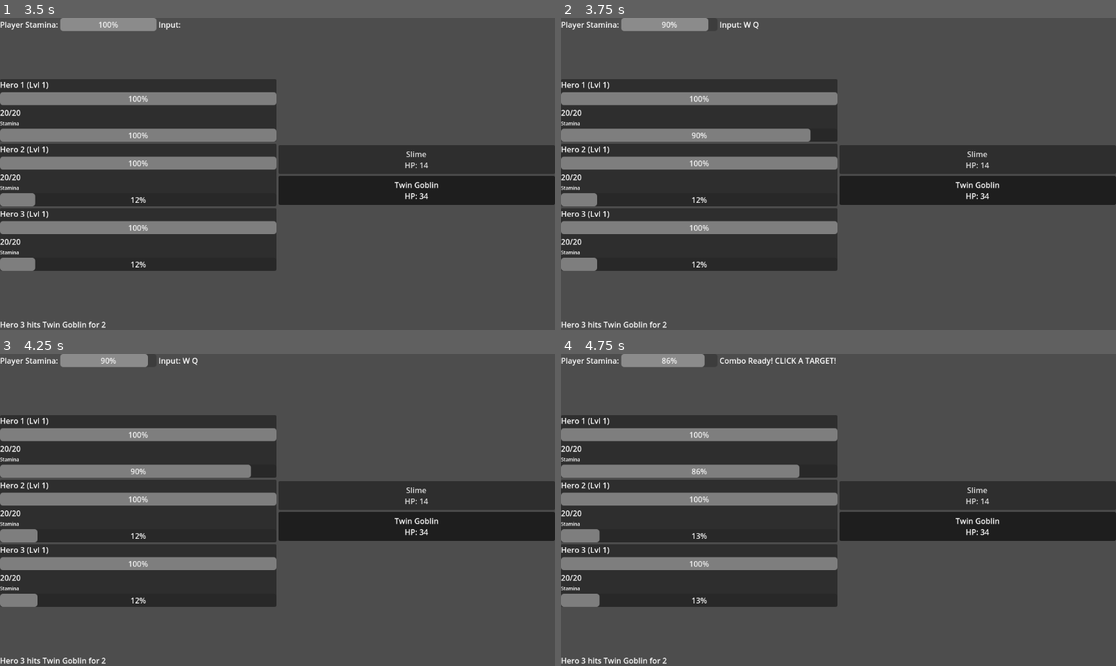
Above: before the commit, frames 1-4 (two rows, left to right).
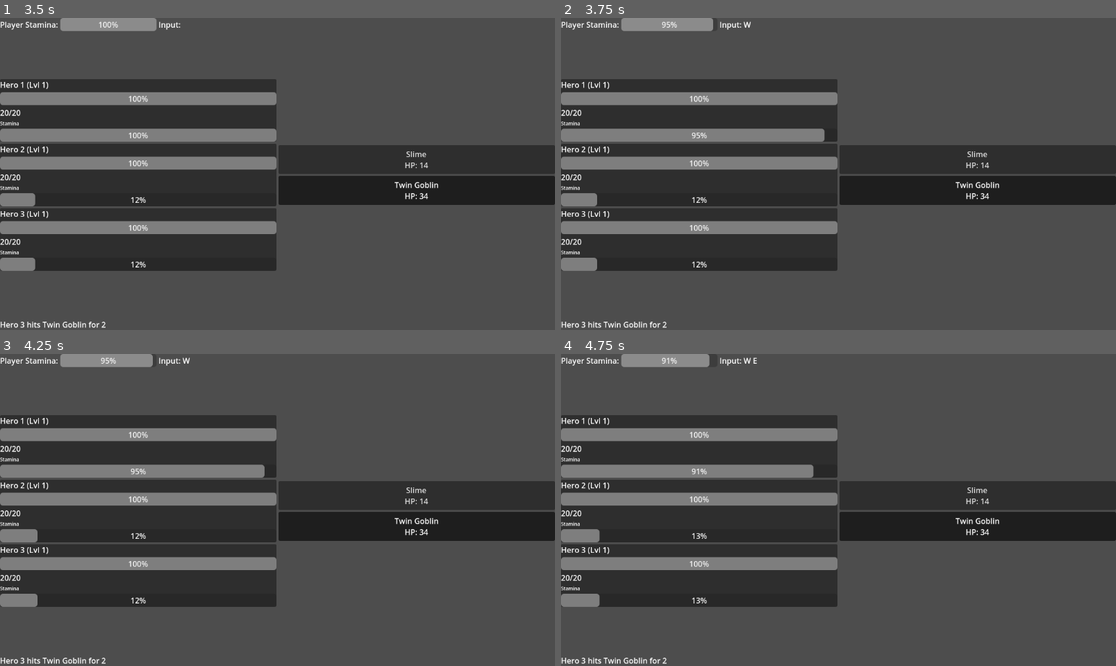
Above: after the commit, the same moments.

Repository: BautistaBravo/ReinosLowScope
Game: Godot game, scene res://scenes/MainMenu.tscn
Two runs of this game, one before a commit and one after it. Both use one fixed random seed, a clock stepped at 60 frames per second and the inputs below.
Inputs:
- Up to frame 1 (3.5 s): click "New Game" at 0.5 s; click "Level 2" at 1.25 s; click "Slime HP: 14" at 2 s; click "Twin Goblin HP: 34" at 2.75 s
- Up to frame 2 (3.75 s): tap Enter at 3.5 s; hold W from 3.53 s (still down); tap Q at 3.6 s
- Up to frame 3 (4.25 s): keep holding W
- Up to frame 4 (4.75 s): tap Space at 4.25 s; release W at 4.28 s; tap E at 4.35 s

Frame 1 is identical in both runs. In frame 2, 0.2% of the frame differs, in the area x 19-48%, y 0-40%; in frame 3, 0.2%; in frame 4, 0.4%, in the area x 18-50%, y 0-40%.

Commit message:
Add input cooldown to combat
- Updated `Combat.gd` to enforce a 0.5s cooldown between inputs (Q, W, E).
- Target selection clicks are not affected by this cooldown.
- Updated `DOCUMENTATION.md` to reflect the new restriction.

Diff:
--- a/scripts/scenes/Combat.gd
+++ b/scripts/scenes/Combat.gd
@@ -3,6 +3,7 @@
 # Constants
 const BASE_STAMINA_COST = 5
 const AI_ACTION_COST = 30.0
+const INPUT_COOLDOWN = 0.5
 
 # State
 var is_combat_active = true
@@ -13,6 +14,7 @@
 var player_max_stamina = 100.0
 var player_stamina_regen = 1.0
 var input_buffer = []
+var input_cooldown_timer = 0.0
 
 # Party State (AI)
 var party_stamina = []
@@ -41,6 +43,7 @@
 	player_stamina = party_stamina[0]
 	input_buffer = []
 	is_targeting_mode = false
+	input_cooldown_timer = 0.0
 
 	_build_ui()
 	_load_party()
@@ -191,6 +194,10 @@
 func _process(delta):
 	if not is_combat_active:
 		return
+
+	# Input Cooldown
+	if input_cooldown_timer > 0:
+		input_cooldown_timer -= delta
 
 	# Regen Party Stamina
 	for i in range(party_stamina.size()):
@@ -342,13 +349,17 @@
 				# Ignore combo inputs while waiting for target
 				return
 
+			# Check Cooldown
+			if input_cooldown_timer > 0:
+				return # Ignore input if cooldown is active
+
 			if party_stamina[0] >= BASE_STAMINA_COST:
 				party_stamina[0] -= BASE_STAMINA_COST
 				input_buffer.append(key)
+				input_cooldown_timer = INPUT_COOLDOWN # Set cooldown
 				_update_input_label()
 
 				if input_buffer.size() >= 3:
-					# _execute_combo() -> REMOVED
 					# Trigger Target Selection Mode
 					is_targeting_mode = true
 					input_feedback.text = "Combo Ready! CLICK A TARGET!"
Not shown, changed: DOCUMENTATION.md
